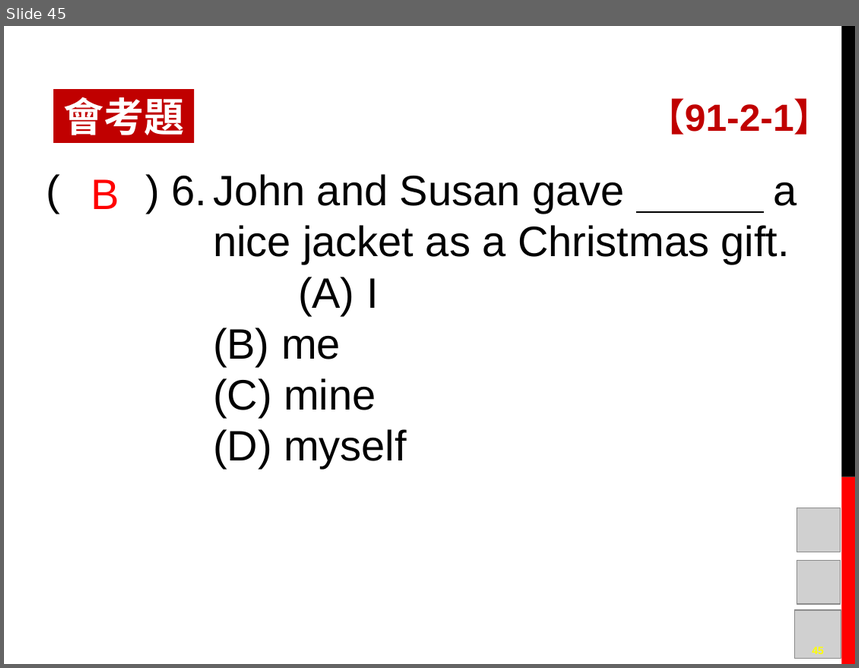
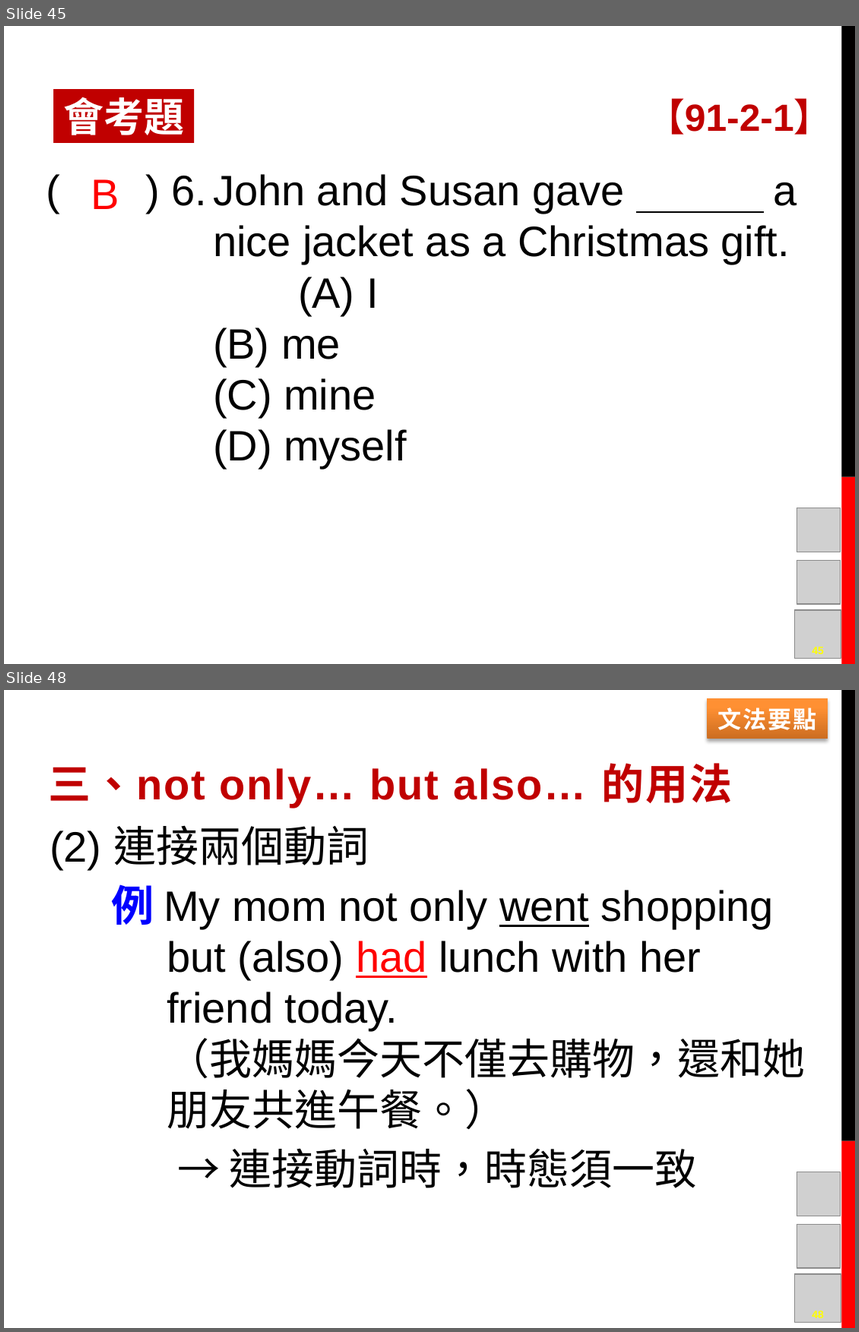
Before and after one commit to mousterchung/backup_data_from_desktop, a slide deck: school/junior_high_school/original_class/英語/八下講義/英語講義L05.pptx. Shown one above the other, each under a label of ours: slide 45 before the commit, slides 45 and 48 after it; the slides between them are not shown. The pictures are 859x668 and 859x1332 pixels, drawn with LibreOffice and Linux fonts; fonts in the diff are those of the drawing; grey boxes stand for pictures; background and template pictures are left out. Boxes give left, top, right and bottom in pixels: in the first picture for what was removed or moved away, otherwise in the second. Text is boxed around its words. In the diff, an @@ line names an element or a change of style, - is before the commit and + after.

```diff
--- a/school/junior_high_school/original_class/英語/八下講義/英語講義L05.pptx
+++ b/school/junior_high_school/original_class/英語/八下講義/英語講義L05.pptx
@@ slide 48 added at <box>4,690,855,1328</box>, background #FFFFFF; not listed: 2 template elements that a slide beside it also shows @@
@@ rectangle added at <box>707,698,828,739</box>, fill gradient #CC6E20 to #FF9034 to #FF9136, 20 pt, text #FFFFFF, bold @@
+文法要點
@@ text added at <box>48,763,733,807</box>, 36 pt, text #C00000, bold @@
+三、not only… but also… 的用法
@@ text added at <box>50,825,805,1189</box>, 36 pt, text #000000 @@
+(2) 連接兩個動詞
+例 My mom not only went shopping but (also) had lunch with her friend today.
+（我媽媽今天不僅去購物，還和她朋友共進午餐。）
+→ 連接動詞時，時態須一致
@@ picture added at <box>797,1173,841,1216</box> @@
@@ picture added at <box>797,1224,840,1268</box> @@
@@ picture added at <box>794,1274,842,1323</box> @@
@@ page number added at <box>812,1311,824,1319</box>, 9 pt, text #FFFF00, bold @@
+48
```
Also in this commit, not shown: 30 other slides added.
